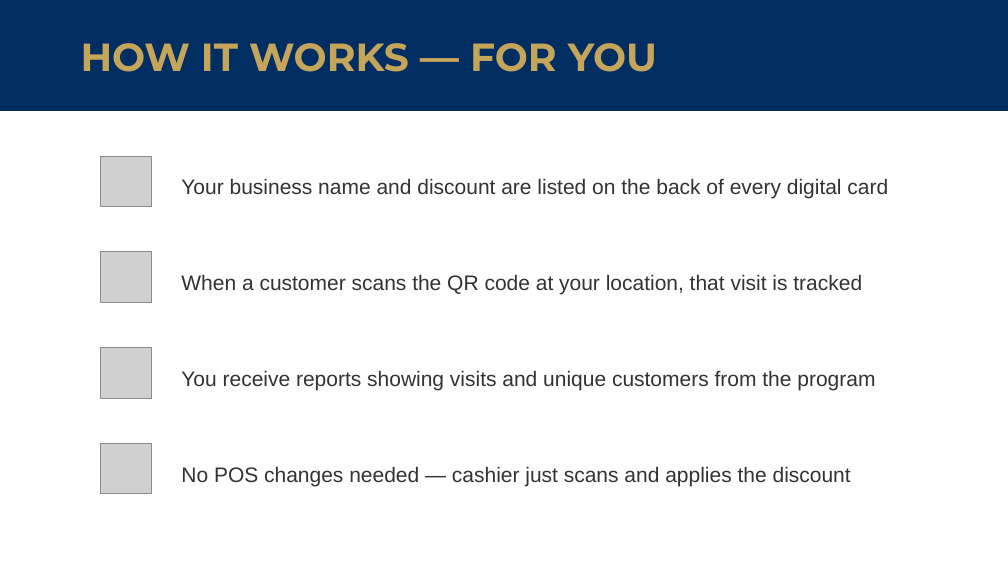
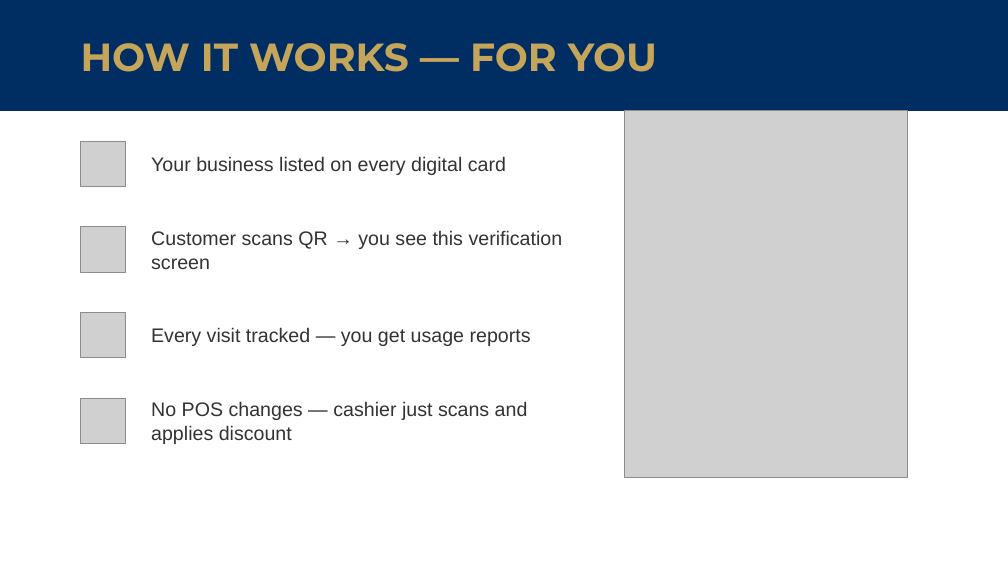
Before and after one commit to hoserR9/school-discount-pass, a slide deck: slide 4 of pitch/Del-Norte-Nighthawk-Sponsor-Pitch.pptx. Drawn at 1008x567 pixels with LibreOffice and Linux fonts; fonts in the diff are those of the drawing; grey boxes stand for pictures. Boxes give left, top, right and bottom in pixels: in the first picture for what was removed or moved away, otherwise in the second. Text is boxed around its words. In the diff, an @@ line names an element or a change of style, - is before the commit and + after.

```diff
--- a/pitch/Del-Norte-Nighthawk-Sponsor-Pitch.pptx
+++ b/pitch/Del-Norte-Nighthawk-Sponsor-Pitch.pptx
@@ picture added at bbox=[625, 111, 907, 478] @@
@@ picture: place and size @@
-picture at bbox=[101, 156, 151, 207]
+picture at bbox=[81, 141, 126, 186]
@@ text at bbox=[151, 156, 506, 175]: text changed; size 15 to 14 pt @@
-Your business name and discount are listed on the back of every digital card
+Your business listed on every digital card
@@ picture: place and size @@
-picture at bbox=[101, 252, 151, 302]
+picture at bbox=[81, 227, 126, 272]
@@ text at bbox=[151, 230, 563, 269]: text changed; size 15 to 14 pt @@
-When a customer scans the QR code at your location, that visit is tracked
+Customer scans QR → you see this verification screen
@@ picture: place and size @@
-picture at bbox=[101, 348, 151, 398]
+picture at bbox=[81, 312, 126, 358]
@@ text at bbox=[151, 327, 531, 346]: text changed; size 15 to 14 pt @@
-You receive reports showing visits and unique customers from the program
+Every visit tracked — you get usage reports
@@ picture: place and size @@
-picture at bbox=[101, 444, 151, 494]
+picture at bbox=[81, 398, 126, 444]
@@ text at bbox=[151, 401, 528, 444]: text changed; size 15 to 14 pt @@
-No POS changes needed — cashier just scans and applies the discount
+No POS changes — cashier just scans and applies discount
```
Also in this commit, not shown: 7 other slides changed, 3 slides added, 2 slides removed, 10 other files.
